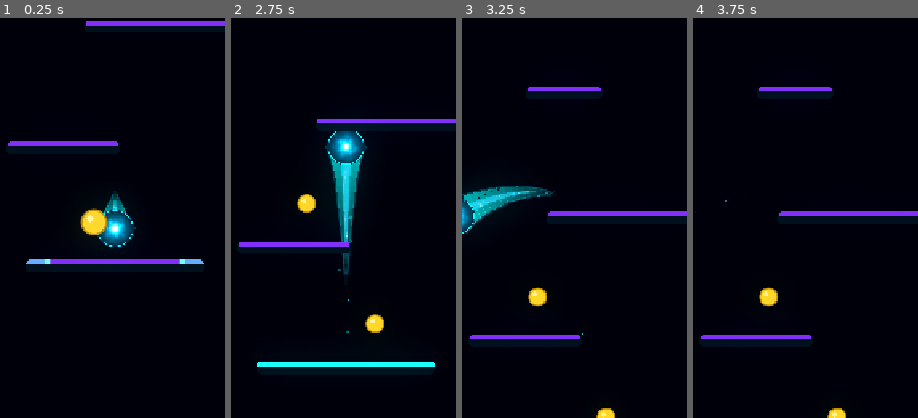
Above: before the commit, frames 1-4 (left to right).
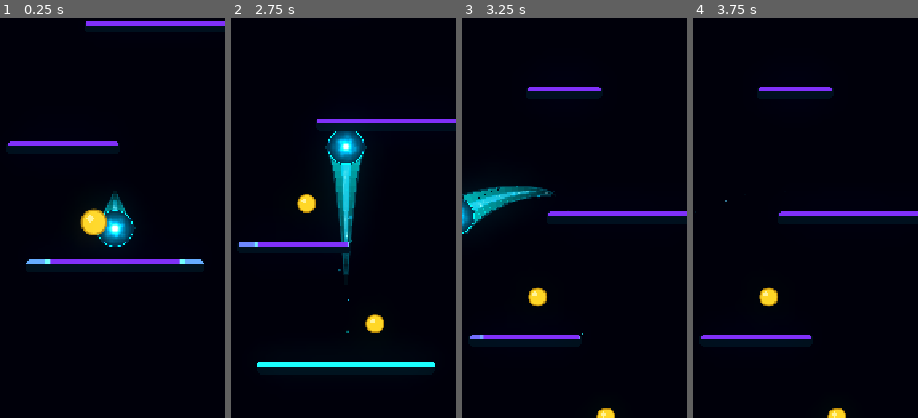
Above: after the commit, the same moments.

Repository: Kryodo/TowerJump
Game: Godot game, scene res://scenes/main.tscn
Same seed, same stepped clock (60 frames per second), same inputs: the game is played once before the commit and once after it.
Inputs (mouse positions are % of the whole screen's width and height, from its top left):
- Up to frame 1 (0.25 s): no input
- Up to frame 2 (2.75 s): move the mouse to (72, 45) at 0.52 s; hold Right (ui_right) 0.53-1.25 s; click (72, 45) at 0.67 s; drag from (30, 55) to (47, 31) at 1.27 s; click "Nochmal spielen" at 2 s
- Up to frame 3 (3.25 s): move the mouse to (60, 28) at 2.77 s; hold Left (ui_left) from 2.78 s (still down)
- Up to frame 4 (3.75 s): release Left (ui_left) at 3.5 s; drag from (45, 70) to (20, 35) at 3.52 s
The pictures show only the part of the screen within x 24-74%, y 27-77%; the shares and areas given below are measured in that part.

Frame 1 is identical in both runs. In frame 2, 0.1% of the frame differs, in the area x 3-53%, y 56-58%; in frame 3, less than 0.1%; in frame 4, nothing differs.

Commit message:
Revert landing controller safeguard change

Diff:
--- a/scripts/landing/landing_feedback_controller.gd
+++ b/scripts/landing/landing_feedback_controller.gd
@@ -195,17 +195,20 @@
 			if best_dy >= current_dy - TARGET_SWITCH_DY_MARGIN:
 				return current_prediction
 
-		# The target's precise prediction can briefly disappear during the
-		# final approach, especially on long curved edge landings. Before allowing
-		# target replacement, trust the last valid target for only a few frames.
-		# This protects the visual sequence without freezing it or inventing a
-		# broader landing zone.
-		if (
-			_last_valid_prediction.is_empty()
-			or _last_valid_prediction.get("platform") != stable_target
-		):
-			return best_prediction
-
+		# A real competing platform can still take over normally once it is
+		# clearly better; no additional delay is imposed here.
+		return best_prediction
+
+	# The target's precise prediction can briefly disappear during rapid steering.
+	# Trust the last valid target for only a few frames rather than immediately
+	# tearing down the visual sequence. This protects the timeline without
+	# freezing it or inventing a broader landing zone.
+	if (
+		stable_target != null
+		and stable_target.visible
+		and not _last_valid_prediction.is_empty()
+		and _last_valid_prediction.get("platform") == stable_target
+	):
 		var elapsed: float = (
 			Time.get_ticks_msec() - _last_valid_prediction_at_msec
 		) / 1000.0
@@ -223,9 +226,6 @@
 			held_prediction["grace_hold"] = true
 			return held_prediction
 
-		# Grace expired; a real competing platform can take over normally.
-		return best_prediction
-
 	_last_valid_prediction = {}
 	_last_valid_prediction_at_msec = 0
 
